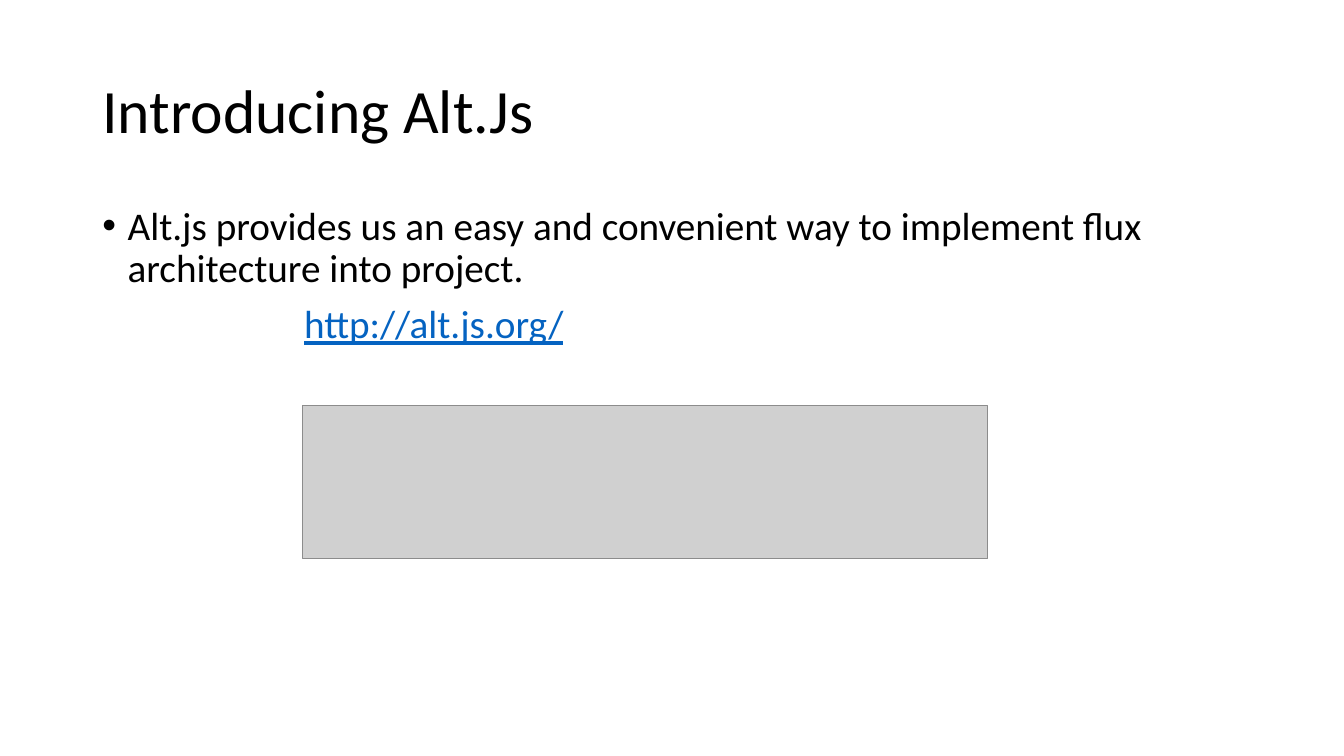
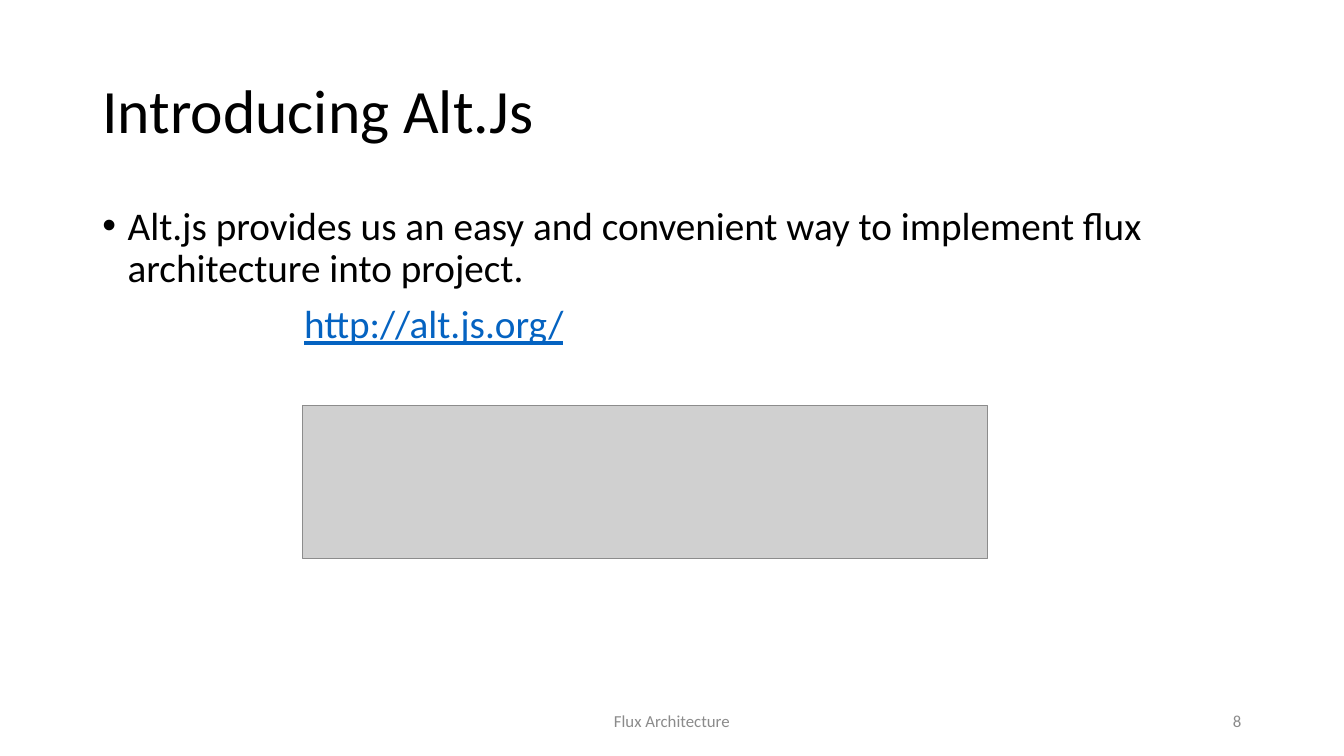
Before and after one commit to awahab29/samplealt, a slide deck: slide 8 of React.pptx (slide 14 before the commit). Drawn at 1344x756 pixels with LibreOffice and Linux fonts; fonts in the diff are those of the drawing; grey boxes stand for pictures. Boxes give left, top, right and bottom in pixels: in the first picture for what was removed or moved away, otherwise in the second. Text is boxed around its words. In the diff, an @@ line names an element or a change of style, - is before the commit and + after.

```diff
--- a/React.pptx
+++ b/React.pptx
@@ text added at (x1=614, y1=715, x2=729, y2=727), 12 pt, text #8C8C8C @@
+Flux Architecture
@@ page number added at (x1=1233, y1=715, x2=1241, y2=727), 12 pt, text #8C8C8C @@
+8
```
Also in this commit, not shown: 26 other slides changed, 2 slides added, 21 slides removed.
